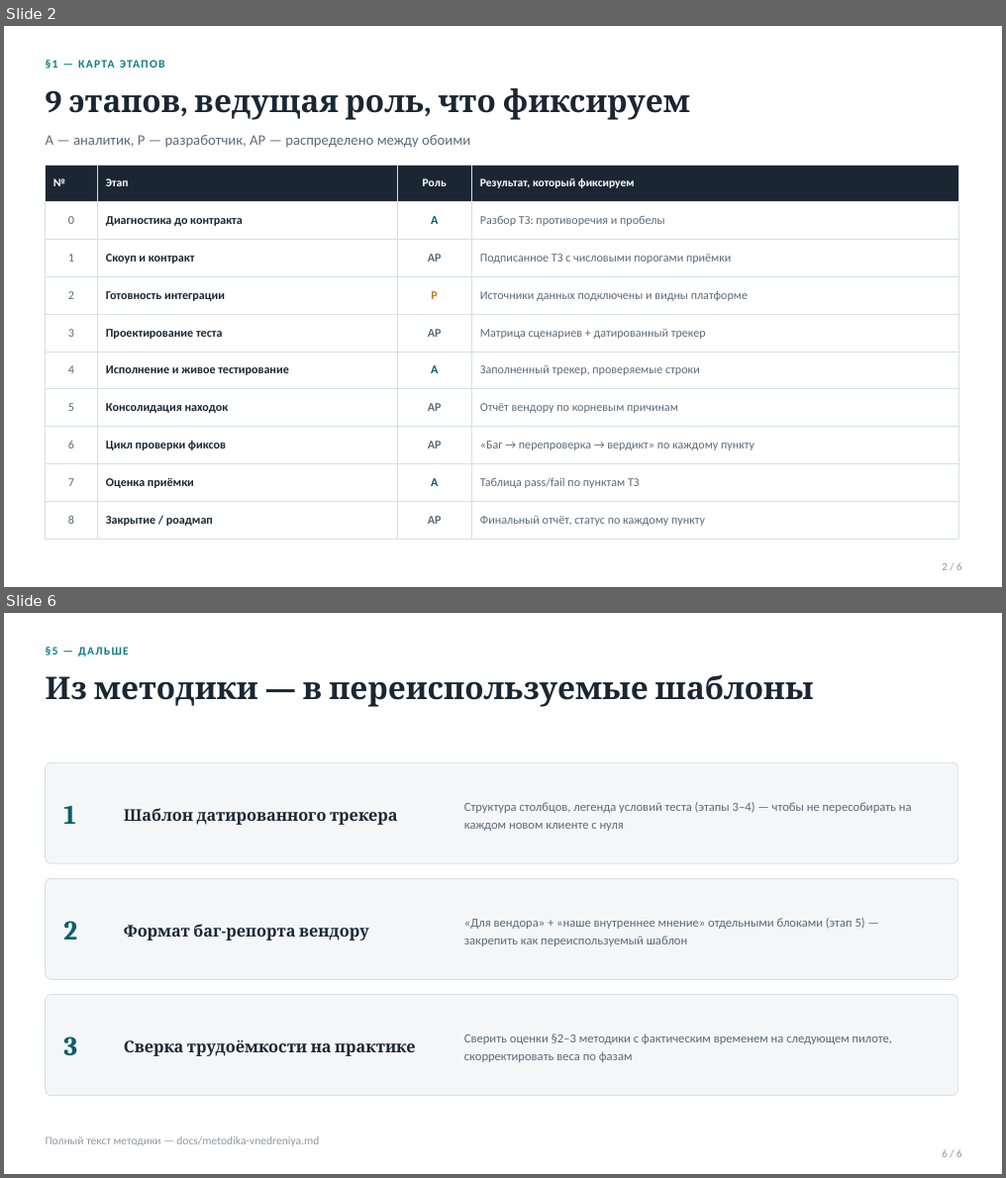
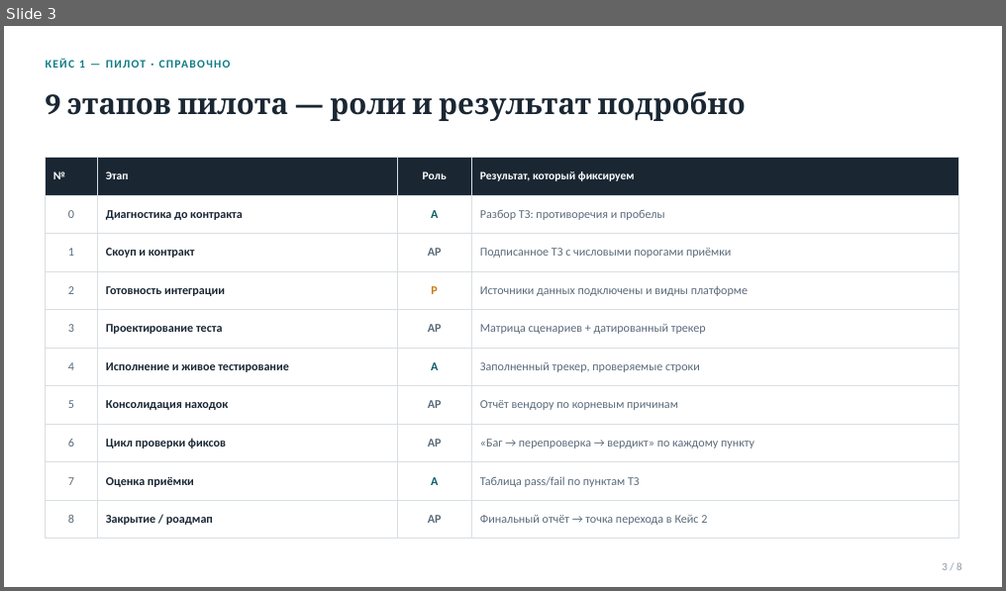
Before and after one commit to vladilslavandrosov-prog/job-RAG, a slide deck: docs/presentations/metodika-vnedreniya-promezhutochnyi-srez.pptx. Shown one above the other, each under a label of ours: slides 2 and 6 before the commit, slide 3 after it; the slides between them are not shown. The pictures are 1006x1178 and 1006x591 pixels, drawn with LibreOffice and Linux fonts; fonts in the diff are those of the drawing. Boxes give left, top, right and bottom in pixels: in the first picture for what was removed or moved away, otherwise in the second. Text is boxed around its words. In the diff, an @@ line names an element or a change of style, - is before the commit and + after.

```diff
--- a/docs/presentations/metodika-vnedreniya-promezhutochnyi-srez.pptx
+++ b/docs/presentations/metodika-vnedreniya-promezhutochnyi-srez.pptx
@@ slide 6 removed at <box>4,613,1002,1174</box>, background #FFFFFF @@
@@ text removed at <box>46,647,129,657</box> @@
-§5 — ДАЛЬШЕ
@@ text removed at <box>46,674,814,707</box> @@
-Из методики — в переиспользуемые шаблоны
@@ rounded rectangle removed at <box>46,762,958,863</box> @@
@@ text removed at <box>63,805,76,824</box> @@
-1
@@ text removed at <box>124,808,398,825</box> @@
-Шаблон датированного трекера
@@ text removed at <box>464,802,912,831</box> @@
-Структура столбцов, легенда условий теста (этапы 3–4) — чтобы не пересобирать на каждом новом клиенте с нуля
@@ rounded rectangle removed at <box>46,878,958,980</box> @@
@@ text removed at <box>63,921,77,940</box> @@
-2
@@ text removed at <box>124,924,369,941</box> @@
-Формат баг-репорта вендору
@@ text removed at <box>464,918,865,947</box> @@
-«Для вендора» + «наше внутреннее мнение» отдельными блоками (этап 5) — закрепить как переиспользуемый шаблон
@@ rounded rectangle removed at <box>46,995,958,1096</box> @@
@@ text removed at <box>63,1037,77,1057</box> @@
-3
@@ text removed at <box>124,1041,415,1057</box> @@
-Сверка трудоёмкости на практике
@@ text removed at <box>464,1034,892,1062</box> @@
-Сверить оценки §2–3 методики с фактическим временем на следующем пилоте, скорректировать веса по фазам
@@ text removed at <box>46,1137,319,1147</box> @@
-Полный текст методики — docs/metodika-vnedreniya.md
@@ text removed at <box>942,1150,962,1157</box> @@
-6 / 6
@@ what was slide 2 is now slide 3 @@
@@ slide 3 changed as well @@
@@ text at <box>79,60,85,68</box>: text changed @@
-§1 — КАРТА ЭТАПОВ
+КЕЙС 1 — ПИЛОТ · СПРАВОЧНО
@@ text at <box>46,91,746,121</box>: text changed; size 30 to 28 pt @@
-9 этапов, ведущая роль, что фиксируем
+9 этапов пилота — роли и результат подробно
@@ text removed at <box>46,135,470,148</box> @@
-А — аналитик, Р — разработчик, АР — распределено между обоими
@@ table at <box>46,157,958,539</box> @@
-row 10, column 4: Финальный отчёт, статус по каждому пункту
+row 10, column 4: Финальный отчёт → точка перехода в Кейс 2
@@ table: place and size @@
-table at <box>46,165,958,539</box>
+table at <box>46,157,958,539</box>
```
Also in this commit, not shown: 2 other slides changed, 5 slides added, 2 other slides removed, 1 other file.
